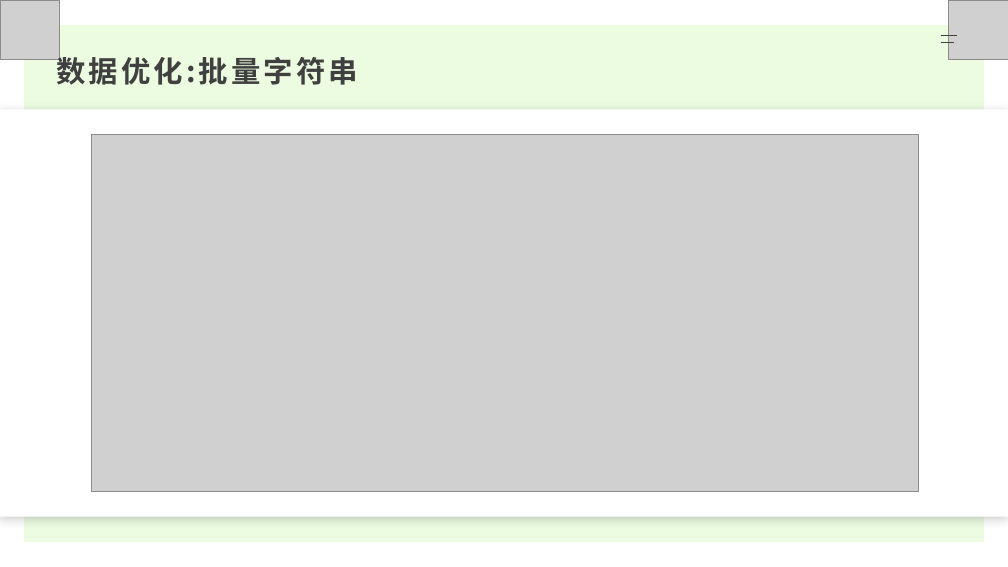
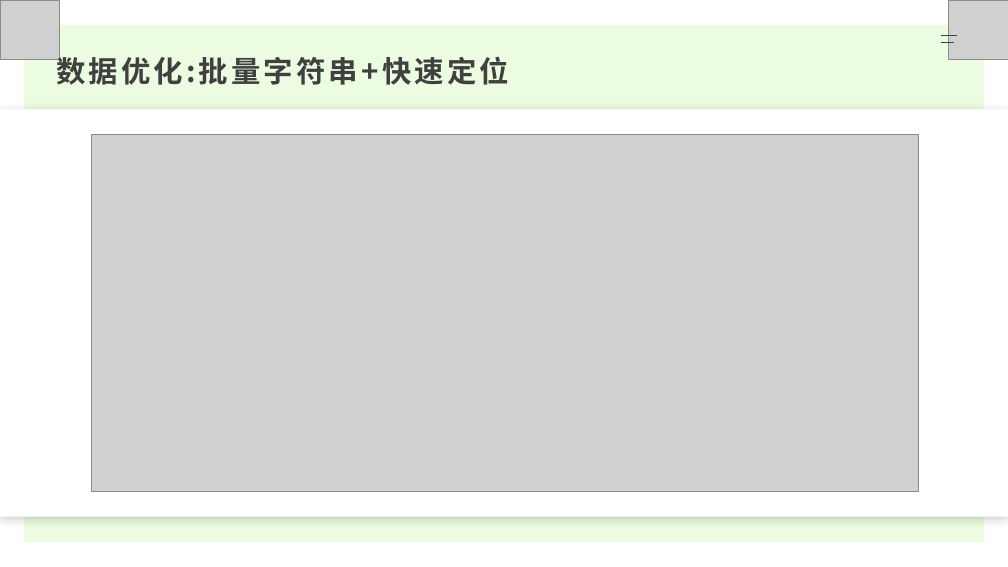
Before and after one commit to JiangJibo/project, a slide deck: slide 19 of web/src/main/resources/Java内存优化分享.pptx. Drawn at 1008x567 pixels with LibreOffice and Linux fonts; fonts in the diff are those of the drawing; grey boxes stand for pictures. Boxes give left, top, right and bottom in pixels: in the first picture for what was removed or moved away, otherwise in the second. Text is boxed around its words. In the diff, an @@ line names an element or a change of style, - is before the commit and + after.

```diff
--- a/web/src/main/resources/Java内存优化分享.pptx
+++ b/web/src/main/resources/Java内存优化分享.pptx
@@ text at (x1=56, y1=53, x2=509, y2=85): text changed @@
-数据优化:批量字符串
+数据优化:批量字符串+快速定位
```
Also in this commit, not shown: 3 other slides changed, 1 other file.
